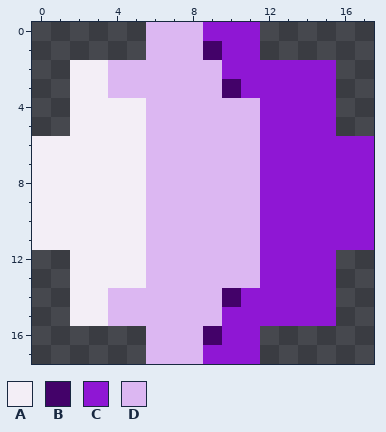
Two states of a pixel-art sprite, Game/data/enemyprojectile_5.png. Above, as it was before the edit.
The file is 90x90 pixels, drawn in blocks of 5x5; one block is one cell here. Colours within 5 levels of each other are drawn and written as one.
Palette (. is transparent): A #f3eef6  B #430269  C #8f17d4  D #dcb7f2
Pixels before, first column x 0:
 0 ......DDDCCC......
 1 ......DDDBCC......
 2 ..AADDDDDDCCCCCC..
 3 ..AADDDDDDBCCCCC..
 4 ..AAAADDDDDDCCCC..
 5 ..AAAADDDDDDCCCC..
 6 AAAAAADDDDDDCCCCCC
 7 AAAAAADDDDDDCCCCCC
 8 AAAAAADDDDDDCCCCCC
 9 AAAAAADDDDDDCCCCCC
10 AAAAAADDDDDDCCCCCC
11 AAAAAADDDDDDCCCCCC
12 ..AAAADDDDDDCCCC..
13 ..AAAADDDDDDCCCC..
14 ..AADDDDDDBCCCCC..
15 ..AADDDDDDCCCCCC..
16 ......DDDBCC......
17 ......DDDCCC......
After:
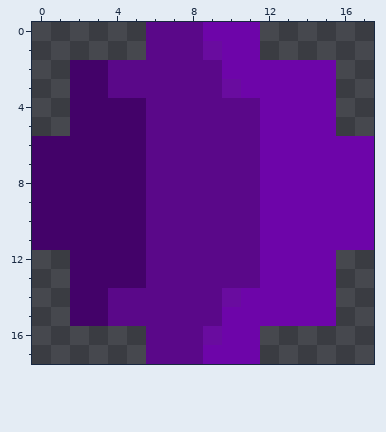
Change:
colour A: #f3eef6 -> #430269
colour B: #430269 -> #690c9f
colour C: #8f17d4 -> #6d05a9
colour D: #dcb7f2 -> #5a0889
Where, in picture pixels (left, top, right, bottom), the same in both pictures:
changed: (32, 22, 374, 364)
